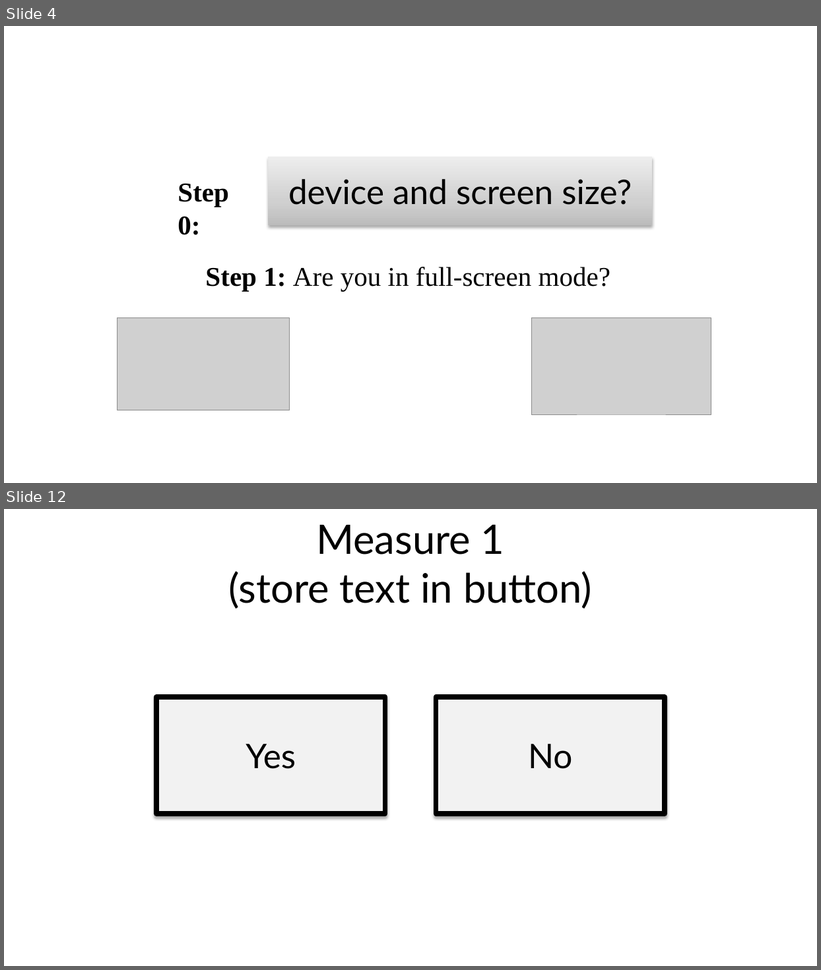
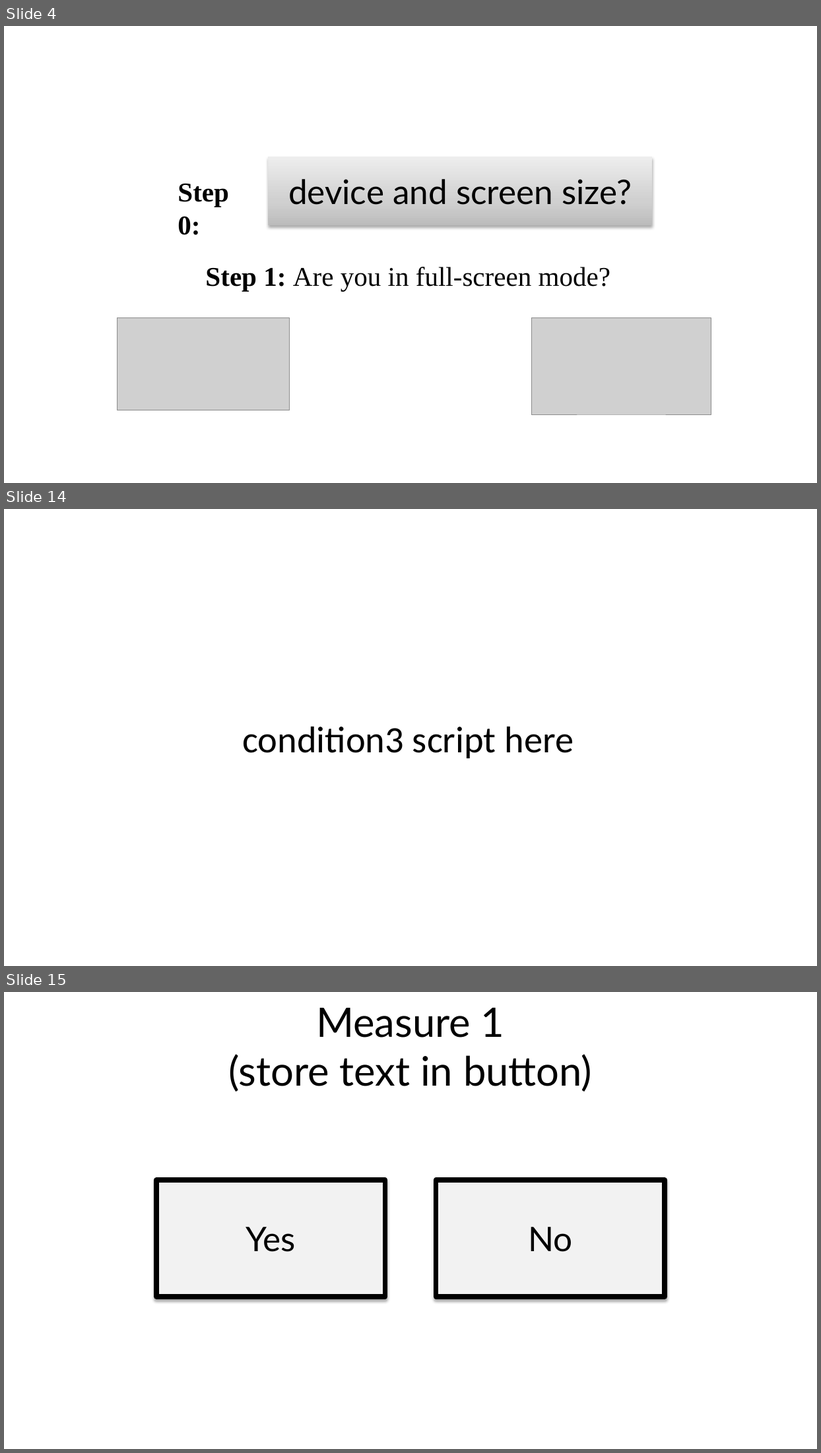
Before and after one commit to mariannazhang/PowerPoint-auto-coding, a slide deck: materials/stimuli.pptm. Shown one above the other, each under a label of ours: slides 4 and 12 before the commit, slides 4, 14 and 15 after it; the slides between them are not shown. The pictures are 821x970 and 821x1453 pixels, drawn with LibreOffice and Linux fonts; fonts in the diff are those of the drawing; grey boxes stand for pictures. Boxes give left, top, right and bottom in pixels: in the first picture for what was removed or moved away, otherwise in the second. Text is boxed around its words. In the diff, an @@ line names an element or a change of style, - is before the commit and + after.

```diff
--- a/materials/stimuli.pptm
+++ b/materials/stimuli.pptm
@@ slide 14 added at [4, 509, 817, 966], background #FFFFFF @@
@@ text added at [242, 726, 574, 758], 44 pt, text #000000 @@
+condition3 script here
@@ what was slide 12 is now slide 15 @@
```
Also in this commit, not shown: 8 slides changed, 2 other slides added.
